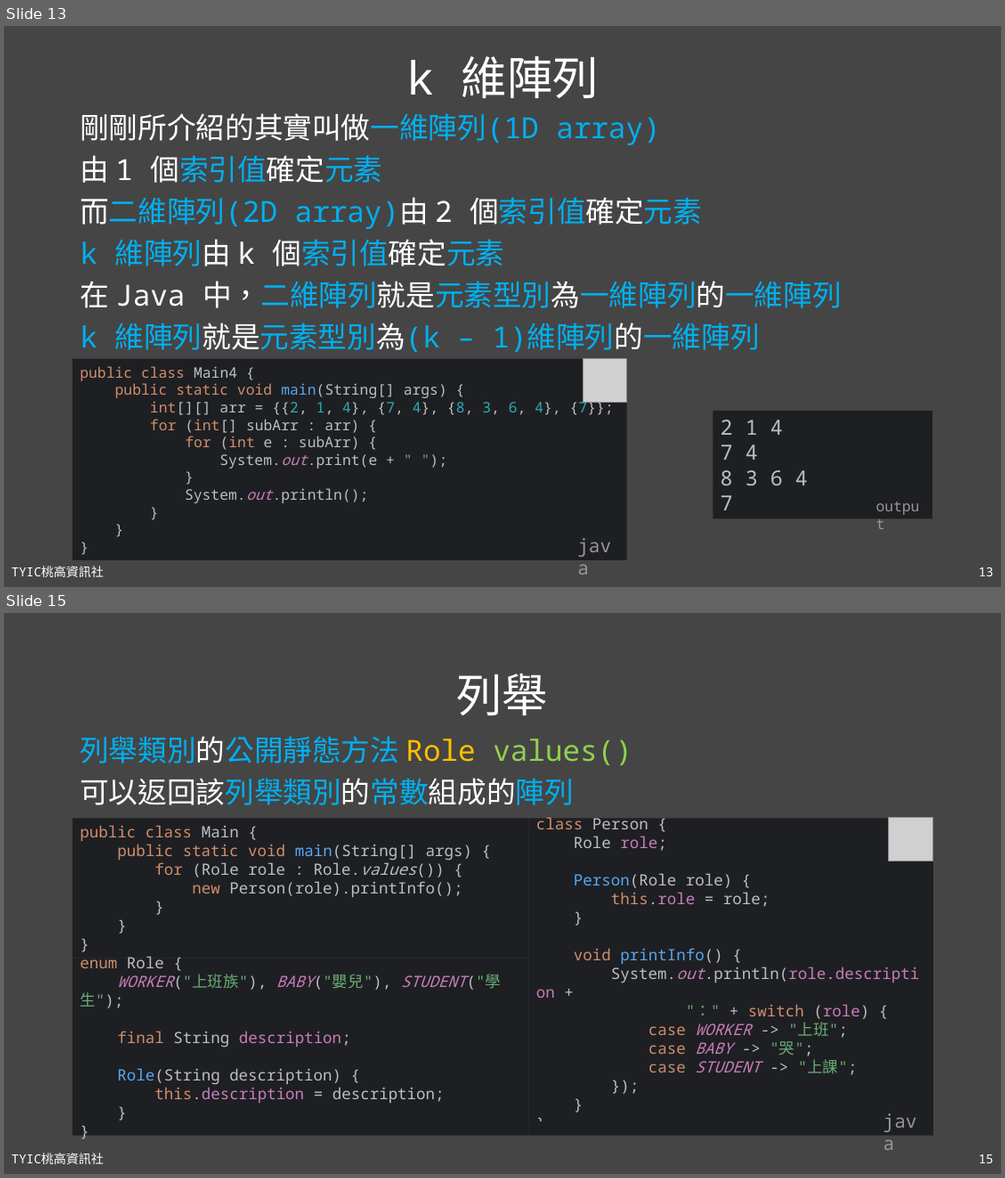
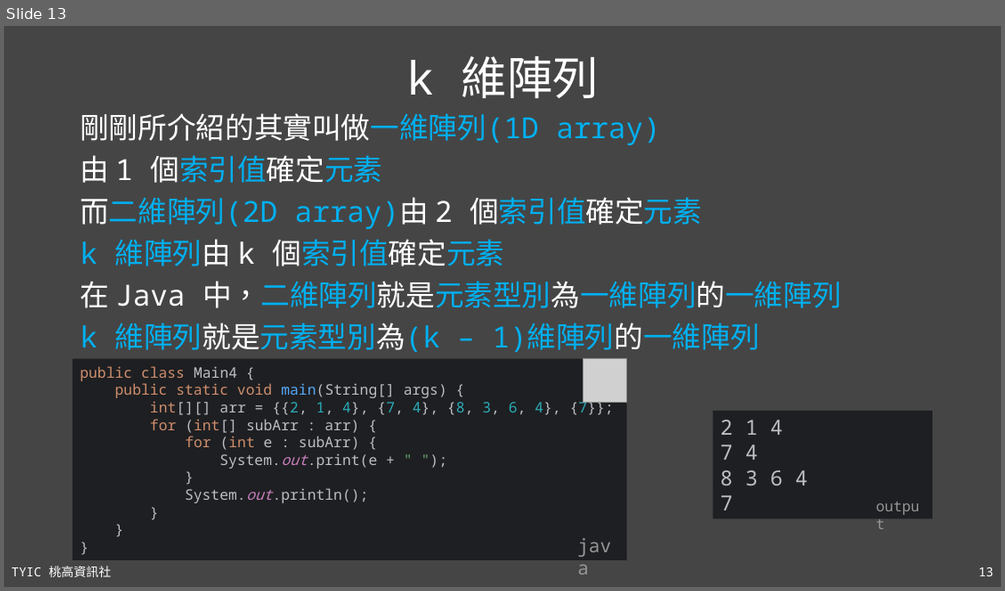
Before and after one commit to TYSHIC/slides, a slide deck: powerpoint/10_包裝類別與工具類別(1).pptx. Shown one above the other, each under a label of ours: slides 13 and 15 before the commit, slide 13 after it; the slides between them are not shown. The pictures are 1005x1178 and 1005x591 pixels, drawn with LibreOffice and Linux fonts; fonts in the diff are those of the drawing; grey boxes stand for pictures. Boxes give left, top, right and bottom in pixels: in the first picture for what was removed or moved away, otherwise in the second. Text is boxed around its words. In the diff, an @@ line names an element or a change of style, - is before the commit and + after.

```diff
--- a/powerpoint/10_包裝類別與工具類別(1).pptx
+++ b/powerpoint/10_包裝類別與工具類別(1).pptx
@@ slide 15 removed at [4,613,1001,1174], background #454545; not listed: 2 template elements that a slide beside it also shows @@
@@ title removed at [457,674,549,715] @@
-列舉
@@ text removed at [80,736,632,805] @@
-列舉類別的公開靜態方法 Role values()
-可以返回該列舉類別的常數組成的陣列
@@ group removed at [73,817,933,1135]: 4 rectangles, 1 text, 1 picture @@
-public class Main {
-public static void main(String[] args) {
-for (Role role : Role.values()) {
-new Person(role).printInfo();
-}
-}
-}
-enum Role {
-WORKER("上班族"), BABY("嬰兒"), STUDENT("學生");
-final String description;
-Role(String description) {
-this.description = description;
-}
-}
-class Person {
-Role role;
-Person(Role role) {
-this.role = role;
-}
-void printInfo() {
-System.out.println(role.description +
-"：" + switch (role) {
-case WORKER -> "上班";
-case BABY -> "哭";
-case STUDENT -> "上課";
-});
-}
-}
-java
@@ slide 13 changed as well @@
@@ text at [11,565,111,577]: spaces changed @@
-TYIC桃高資訊社
+TYIC 桃高資訊社
```
Also in this commit, not shown: 18 other slides changed, 1 other slide removed, 35 other files.
